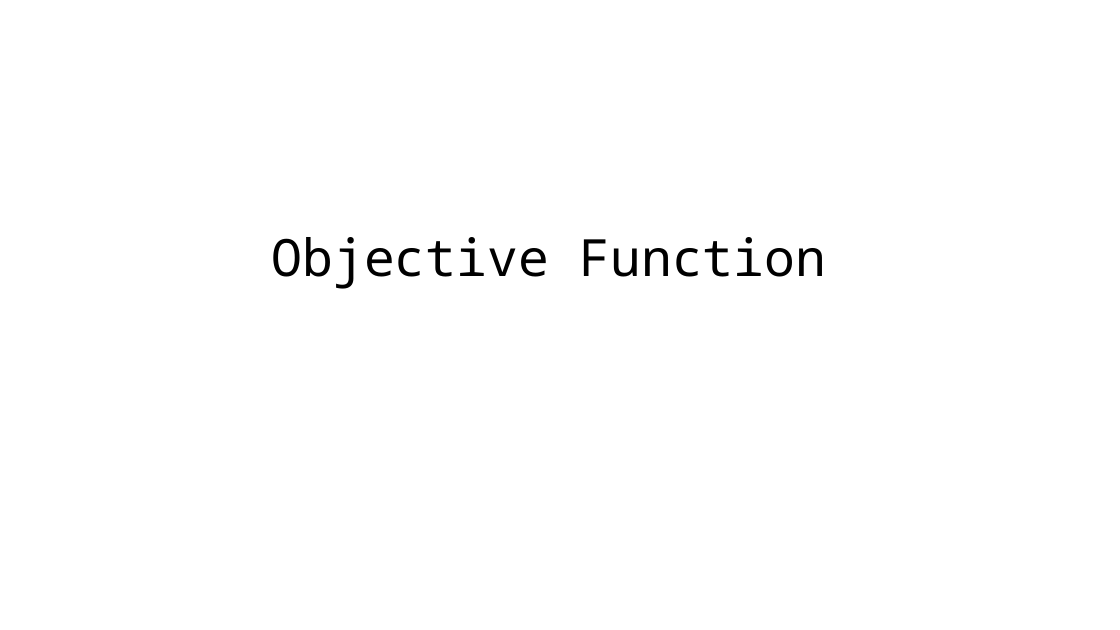
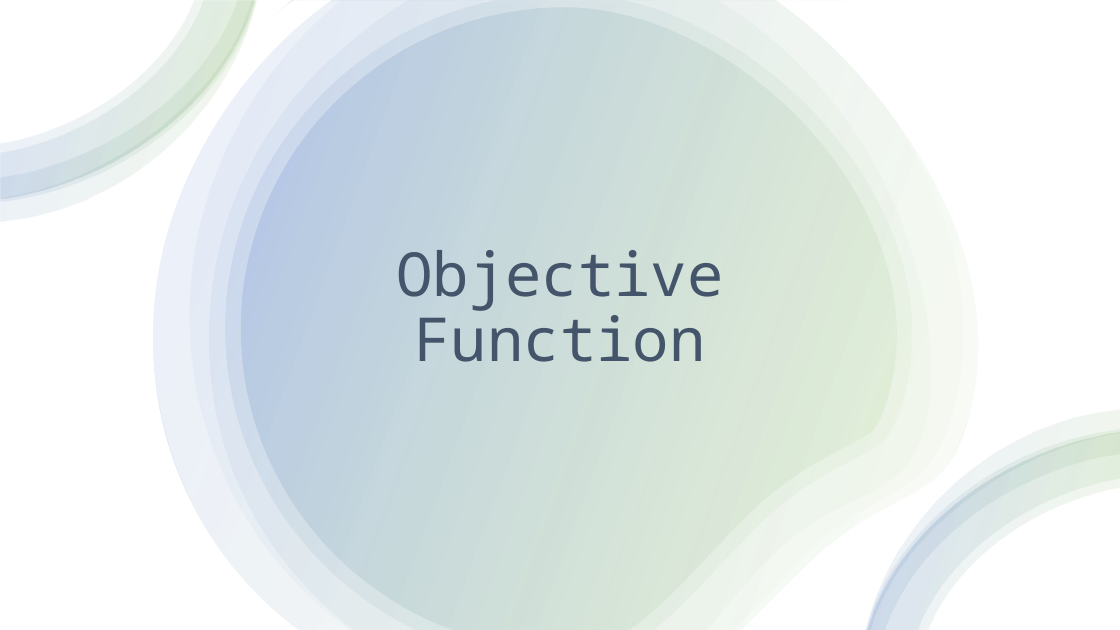
Before and after one commit to revhea2/priority-based-resource-allocation, a slide deck: slide 8 of final_presentation.pptx (slide 6 before the commit). Drawn at 1120x630 pixels with LibreOffice and Linux fonts; fonts in the diff are those of the drawing. Boxes give left, top, right and bottom in pixels: in the first picture for what was removed or moved away, otherwise in the second. Text is boxed around its words. In the diff, an @@ line names an element or a change of style, - is before the commit and + after.

Commit message:
final_presentation ok

```diff
--- a/final_presentation.pptx
+++ b/final_presentation.pptx
@@ rectangle added at [0, 0, 1120, 630], fill #FFFFFF @@
@@ group added at [1, 0, 256, 222]: 4 freeform shapes @@
@@ group added at [120, 0, 1017, 630]: 7 freeform shapes @@
@@ freeform shape added at [138, 0, 999, 630], fill gradient #70AD47 to #4472C4 @@
@@ title "Objective Function": place and size @@
-title "Objective Function" at [272, 237, 826, 289]
+title "Objective Function" at [396, 250, 723, 362]
@@ title "Objective Function" at [396, 250, 723, 362]: size 44 to 52 pt, text colour #000000 to #44546A; vertical alignment middle to bottom @@
@@ group added at [865, 409, 1120, 630]: 4 freeform shapes @@
```
Also in this commit, not shown: 9 other slides changed, 2 slides added, 4 other files.
